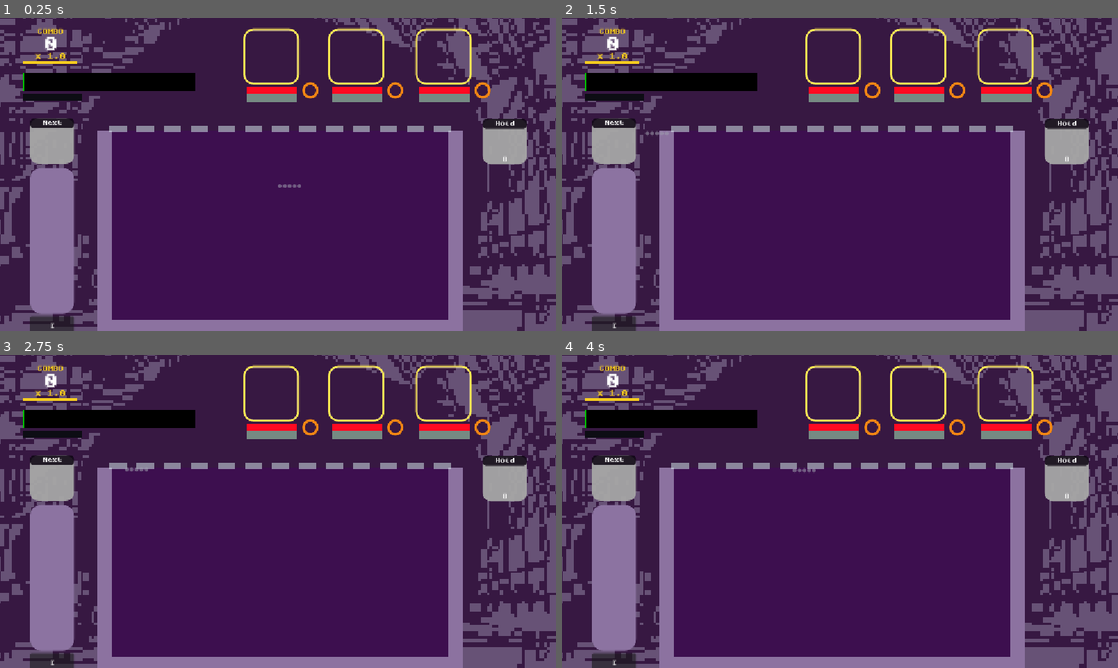
Above: before the commit, frames 1-4 (two rows, left to right).
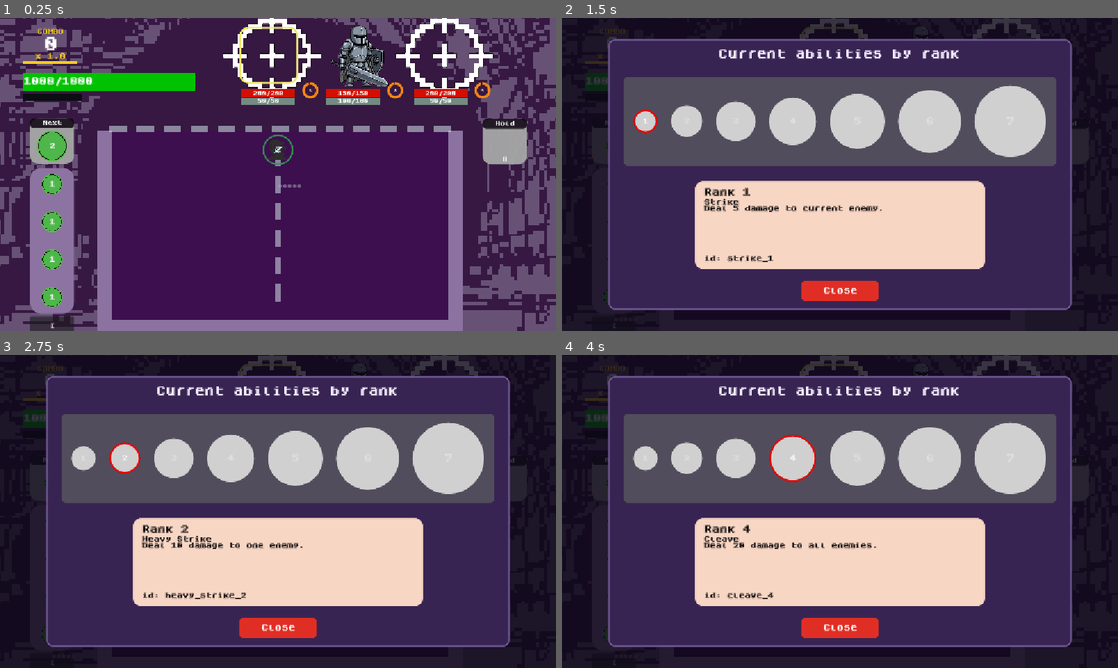
Above: after the commit, the same moments.

Repository: nmh6063-star/GameDesign-FinalProject
Game: Godot game, scene res://scenes/main.tscn
Same seed, same stepped clock (60 frames per second), same inputs: the game is played once before the commit and once after it. This scene is started directly instead of the project's main scene.
Inputs (mouse positions are in pixels of both pictures, inside the frame that each line leads up to):
- Up to frame 1 (0.25 s): no input
- Up to frame 2 (1.5 s): click "I" at 0.5 s; click (645, 121) at 1.25 s, where only the run after the commit has a clickable "1"
- Up to frame 3 (2.75 s): click (122, 458) at 2 s, where only the run after the commit has a clickable "2"
- Up to frame 4 (4 s): click (734, 458) at 2.75 s, where only the run after the commit has a clickable "3"; click (789, 458) at 3.5 s, where only the run after the commit has a clickable "4"

The runs differ from the first frame. In frame 1, 8.9% of the frame differs, in the area x 4-89%, y 0-93%; in frame 2, 76%; in frame 3, 76%, in the area x 0-100%, y 0-100%; in frame 4, 76%.
Error before the commit: Parse Error: Function "_sync_special_bar()" not found in base self. (res://script/battle/core/battle_loop.gd:608)

Commit message:
Fixed a bug

Diff:
--- a/script/battle/core/battle_loop.gd
+++ b/script/battle/core/battle_loop.gd
@@ -605,7 +605,6 @@
 	sync_enemy_views()
 	_sync_player_bar()
 	sync_mana_hud()
-	_sync_special_bar()
 	set_physics_process(true)
 	_begin_turn()
 
